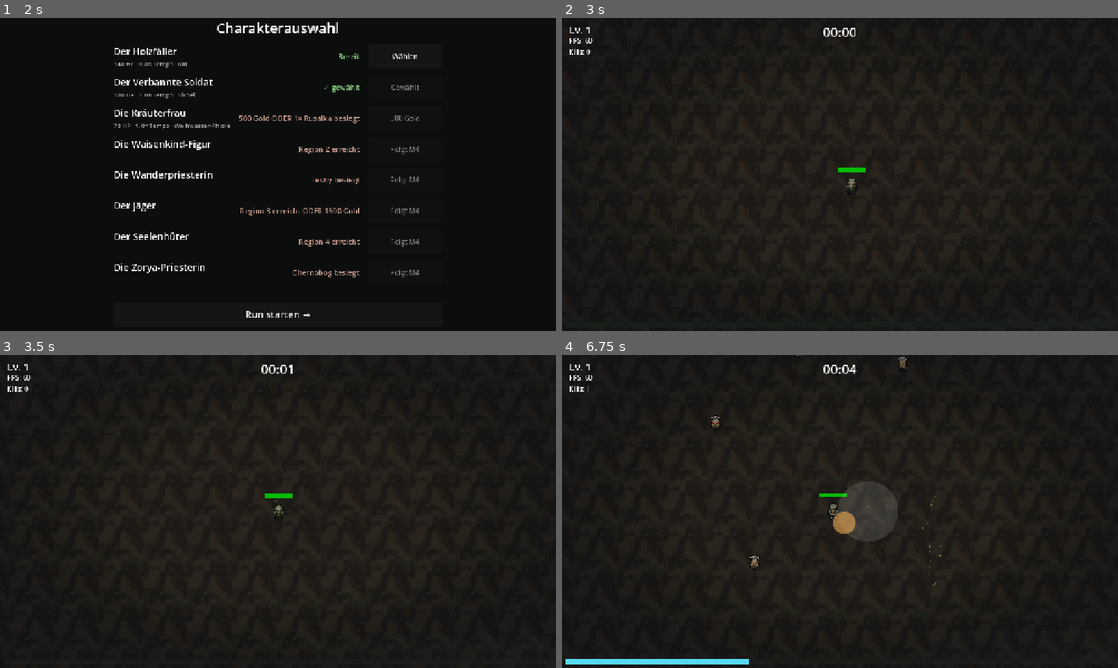
Above: before the commit, frames 1-4 (two rows, left to right).
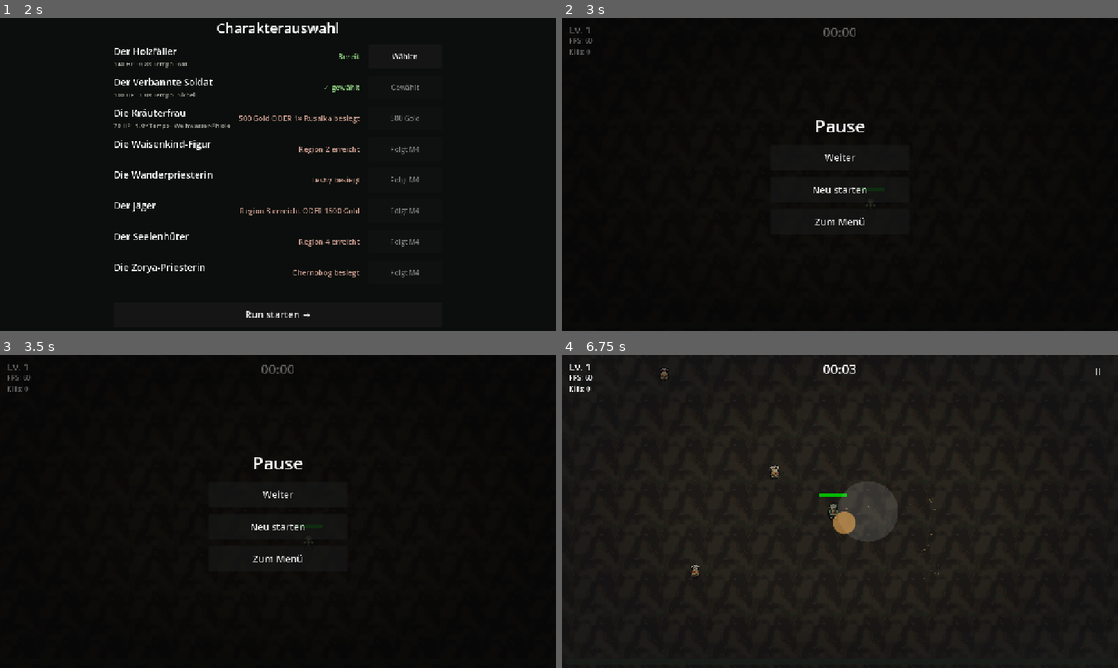
Above: after the commit, the same moments.

Repository: Lohreck/folk_survivor
Game: Godot game, scene res://scenes/ui/main_menu.tscn
The game is run twice, just before and just after one commit, with the same random seed, the same clock (stepped at 60 frames per second) and the same inputs.
Inputs (mouse positions are in pixels of both pictures, inside the frame that each line leads up to):
- Up to frame 1 (2 s): click "Spielen" at 0.5 s; click "Wählen" at 1.25 s
- Up to frame 2 (3 s): click "Run starten →" at 2 s; click (1095, 33) at 2.75 s, where only the run after the commit has a clickable "II"
- Up to frame 3 (3.5 s): no input
- Up to frame 4 (6.75 s): click (840, 495) at 3.5 s, where only the run after the commit has a clickable "Weiter"; tap Enter (ui_accept) at 4.25, 4.52, 5 s; move the mouse to (812, 574) at 4.27 s; hold W (move_up) 4.28-5 s; tap R at 4.35, 5.85 s; click (812, 574) at 4.42 s; drag from (1006, 558) to (840, 483) at 5.02 s; move the mouse to (673, 464) at 5.77 s; hold A (move_left) 5.78-6.5 s; drag from (867, 511) to (723, 580) at 6.52 s

Frame 1 is identical in both runs. In frame 2, 13% of the frame differs, in the area x 1-94%, y 2-94%; in frame 3, 13%; in frame 4, 1.0%.

Commit message:
M3e: Karten-Reroll und Pause-Overlay (UI-UX §3/§4)
- LevelUpScreen: Reroll als separater 4. Slot mit Restanzahl – nur sichtbar,
  solange Rerolls übrig sind (UI/UX §3); offener/refill trennen den
  Screen-Zustand vom Karten-Build, reroll_requested bittet den Run um neue
  Karten (Evolutionen/Fusionen werden neu berechnet)
- main: rerolls_left pro Run (Basis 3 + Talent „Wahrsagerei“ via
  MetaProgress.start_rerolls()), _on_reroll_requested zieht 3 neue
  Angebotskarten und zählt das Budget ab; leeres Pool-Schutz behält Karten
- Pause (UI-UX §4): kleiner Button oben rechts + Overlay mit Weiter/Neu/
  Menü, PauseLayer (10) zwischen HUD (5) und LevelUpScreen (20); Guard
  blockiert Pause während Level-Up, Tod oder ohnehin pausiert
- LevelUpScreen-Fokus: Entry-Guards + direkter grab_focus statt gestapelter
  Deferreds – verhindert grab_focus-!is_inside_tree-Fehler nach der
  Kartenwahl (trat im Verifikationslauf 4× auf)
- Verifikation: 28/0 – Pause-/Weiter-Flow, Reroll-Budget 3→0 inkl. Slot-
  Verschwinden, Screen bleibt offen, Kartenwahl, Wahrsagerei-Wiring, Menü-Exit

Diff:
--- a/autoload/meta_progress.gd
+++ b/autoload/meta_progress.gd
@@ -137,6 +137,11 @@
 	return 1.0 + 0.05 * talent_level(&"gold_rate")
 
 
+## „Wahrsagerei“: Basis 3 Rerolls pro Run, +1 pro Stufe (UI/UX §3, Wirtschaft §3).
+func start_rerolls() -> int:
+	return 3 + talent_level(&"rerolls")
+
+
 ## „Wahrsagerei“: +1 Reroll pro Stufe (UI-UX §3: 3 Gratis-Rerolls als Basis).
 func extra_rerolls() -> int:
 	return talent_level(&"rerolls")
--- a/scenes/main.gd
+++ b/scenes/main.gd
@@ -56,7 +56,7 @@
 @onready var kills_label: Label = $HUD/KillsLabel
 @onready var death_screen: DeathScreen = $HUD/DeathScreen
 @onready var boss_bar: ProgressBar = $HUD/BossBar
-@onready var level_up_screen: CanvasLayer = $LevelUpScreen
+@onready var level_up_screen: LevelUpScreen = $LevelUpScreen
 
 var run_time := 0.0
 var kills := 0
@@ -82,6 +82,13 @@
 ## Gem mit großem Wert mehrere Stufen auf einmal füllt). Ohne Queue würde der
 ## zweite open()-Aufruf die Auswahl des ersten überschreiben.
 var _pending_level_ups := 0
+## Verbleibende Karten-Rerolls im laufenden Run: Basis 3 + „Wahrsagerei“
+## (UI/UX §3, Wirtschaft §3). Wird beim Run-Start gesetzt, nicht gespeichert.
+var rerolls_left := 0
+## Pause-UI (M3e): Button oben rechts + Overlay, per Code gebaut (wie Menü).
+var _pause_layer: CanvasLayer
+var _pause_overlay: Control
+var _pause_button: Button
 
 ## Hauptboss (M2c-3): spawnt bei Minute 10 (Spawning stoppt -> Boss-Slot).
 var _boss: LeshyBoss = null
@@ -129,6 +136,8 @@
 	var hp_bonus: float = MetaProgress.start_hp_bonus()
 	if hp_bonus > 0.0:
 		player.set_max_hp(player.max_hp + hp_bonus)
+	# Talent „Wahrsagerei“ (UI/UX §3): Reroll-Budget für diesen Run.
+	rerolls_left = MetaProgress.start_rerolls()
 
 	# Waffen-Daten-Pools aufbauen (für Level-Up-Optionen) und Startwaffe setzen.
 	all_weapons = [AXE_DATA, SICKLE_DATA, THUNDER_DATA, PHIOLE_DATA]
@@ -139,8 +148,10 @@
 	player.died.connect(_on_player_died)
 	player.level_up_ready.connect(_on_level_up_ready)
 	level_up_screen.card_chosen.connect(_on_upgrade_chosen)
+	level_up_screen.reroll_requested.connect(_on_reroll_requested)
 	death_screen.restart_requested.connect(_restart)
 	death_screen.menu_requested.connect(_goto_menu)
+	_build_pause_ui()
 
 	# SpawnDirector: Region laden und Kurven zurücksetzen.
 	SpawnDirector.set_region(REGION_SCENE)
@@ -370,13 +381,30 @@
 		player.heal(30.0)
 		return
 	options.shuffle()
-	level_up_screen.open(options.slice(0, 3))
+	level_up_screen.open(options.slice(0, 3), rerolls_left)
 
 
 func _on_upgrade_chosen(id: StringName) -> void:
 	_apply_upgrade_choice(id)
 	# Nächstes aufgeschobenes Level-Up direkt nachreichen.
 	_show_next_level_up()
+
+
+## Reroll (M3e, UI/UX §3): Budget abziehen und die 3 Angebotskarten neu
+## ziehen – Evolutionen/Fusionen werden dabei aus dem aktuellen Inventar
+## neu berechnet. Läuft synchron im Signalpfad, das Tree-Pausieren ist für
+## diesen Aufruf also ohne Bedeutung.
+func _on_reroll_requested() -> void:
+	if rerolls_left <= 0:
+		return
+	rerolls_left -= 1
+	var options := inventory.build_upgrade_options(all_weapons, all_passives)
+	if options.is_empty():
+		# Kein Pool – die bisherigen Karten behalten (refill würde leeren).
+		rerolls_left += 1
+		return
+	options.shuffle()
+	level_up_screen.refill(options.slice(0, 3), rerolls_left)
 
 
 ## Wendet die gewählte Level-Up-Option an (M2b: Waffen/Passivs/Evolution).
@@ -486,6 +514,88 @@
 	death_screen.show_results(_format_time(run_time), kills, player.level, earned)
 	# Baum pausieren: friert Gegner, Spawns, Waffe und Timer ein.
 	get_tree().paused = true
+
+
+# ---------------------------------------------------------------------------
+# Pause (M3e, UI-UX §4)
+# ---------------------------------------------------------------------------
+
+## Button oben rechts (bewusst außerhalb der Daumen-Reichweite, UI-UX §4) plus
+## Overlay mit Weiter/Neu/Menü. Alles per Code gebaut – wie das Meta-Menü.
+func _build_pause_ui() -> void:
+	_pause_layer = CanvasLayer.new()
+	_pause_layer.name = "PauseLayer"
+	# Über dem HUD (5), aber unter dem LevelUpScreen (20) – während der
+	# Kartenwahl liegt die Pause-Kante also unter dem Screen; der Guard in
+	# _on_pause_pressed ist zusätzlich die harte Kante.
+	_pause_layer.layer = 10
+	_pause_layer.process_mode = Node.PROCESS_MODE_ALWAYS
+	add_child(_pause_layer)
+
+	_pause_button = Button.new()
+	_pause_button.name = "PauseButton"
+	_pause_button.text = "II"
+	_pause_button.tooltip_text = "Pause"
+	_pause_button.add_theme_font_size_override("font_size", 22)
+	_pause_button.set_anchors_and_offsets_preset(Control.PRESET_TOP_RIGHT)
+	_pause_button.offset_left = -76
+	_pause_button.offset_top = 12
+	_pause_button.offset_right = -16
+	_pause_button.offset_bottom = 64
+	_pause_button.pressed.connect(_on_pause_pressed)
+	_pause_layer.add_child(_pause_button)
+
+	_pause_overlay = ColorRect.new()
+	_pause_overlay.name = "PauseOverlay"
+	_pause_overlay.color = Color(0, 0, 0, 0.62)
+	_pause_overlay.set_anchors_and_offsets_preset(Control.PRESET_FULL_RECT)
+	_pause_overlay.visible = false
+	_pause_layer.add_child(_pause_overlay)
+
+	var center := CenterContainer.new()
+	center.name = "Center"
+	center.set_anchors_and_offsets_preset(Control.PRESET_FULL_RECT)
+	_pause_overlay.add_child(center)
+	var box := VBoxContainer.new()
+	box.name = "VBox"
+	box.add_theme_constant_override("separation", 16)
+	center.add_child(box)
+	var heading := Label.new()
+	heading.name = "Heading"
+	heading.text = "Pause"
+	heading.add_theme_font_size_override("font_size", 40)
+	heading.horizontal_alignment = HORIZONTAL_ALIGNMENT_CENTER
+	box.add_child(heading)
+	box.add_child(_make_overlay_button("Weiter", _on_pause_resume, "BtnResume"))
+	box.add_child(_make_overlay_button("Neu starten", _restart, "BtnRestart"))
+	box.add_child(_make_overlay_button("Zum Menü", _goto_menu, "BtnMenu"))
+
+
+func _make_overlay_button(text: String, on_pressed: Callable, node_name: String) -> Button:
+	var btn := Button.new()
+	btn.name = node_name
+	btn.text = text
+	btn.custom_minimum_size = Vector2(320, 58)
+	btn.add_theme_font_size_override("font_size", 22)
+	btn.pressed.connect(on_pressed)
+	return btn
+
+
+func _on_pause_pressed() -> void:
+	# Kein Pause während Level-Up, Tod oder schon pausiert – der Guard ist die
+	# harte Kante, weil PauseLayer (10) unter LevelUpScreen (20) liegt und der
+	# Button dort erreichbar bliebe.
+	if not running or get_tree().paused or level_up_screen.visible or death_screen.visible:
+		return
+	get_tree().paused = true
+	_pause_button.visible = false
+	_pause_overlay.visible = true
+
+
+func _on_pause_resume() -> void:
+	get_tree().paused = false
+	_pause_overlay.visible = false
+	_pause_button.visible = true
 
 
 func _restart() -> void:
--- a/scenes/ui/level_up_screen/level_up_screen.gd
+++ b/scenes/ui/level_up_screen/level_up_screen.gd
@@ -2,12 +2,18 @@
 class_name LevelUpScreen
 ## Level-Up-Auswahl (UI/UX §3): Spiel pausiert, 3 Karten, großes Tap-Target.
 ##
-## Der Run öffnet den Screen per open(cards) und reagiert auf card_chosen.
-## Layout: Landscape, 3 Karten nebeneinander, Reroll bewusst weggelassen (M1).
+## Der Run öffnet den Screen per open(cards, rerolls) und reagiert auf
+## card_chosen. Layout: Landscape, 3 Karten nebeneinander; der Reroll (M3e)
+## ist ein separater 4. Slot, der nur erscheint, solange Rerolls übrig sind,
+## und die Restanzahl zeigt (UI/UX §3). reroll_requested bittet den Run um
+## neue Karten – der Screen bleibt dabei offen und pausiert.
 ## Controller-Support (M2c-Feedback): erste Karte wird angefokust – D-Pad/Stick
 ## navigiert, ui_accept (A/Enter) wählt.
 
 signal card_chosen(id: StringName)
+signal reroll_requested
+
+const _REROLL_ID := &"reroll"
 
 const _CARD_SCENE := preload("res://scenes/ui/level_up_screen/upgrade_card.tscn")
 
@@ -22,7 +28,25 @@
 
 
 ## cards: Array von Dictionaries {id, title, desc, icon_color}
-func open(cards: Array) -> void:
+## rerolls: verbleibende Rerolls – 0 heißt kein Reroll-Slot (UI/UX §3).
+func open(cards: Array, rerolls: int = 0) -> void:
+	_rebuild(cards, rerolls)
+	visible = true
+	get_tree().paused = true
+	# Controller: erste Karte anfokussen – erst nach dem Sichtbarwerden,
+	# deshalb deferred.
+	_focus_first_card.call_deferred()
+
+
+## Reroll (M3e): die 3 Angebotskarten neu ziehen – Screen bleibt offen und
+## pausiert. Evolutionen/Fusionen werden vom Run aus dem aktuellen Inventar
+## neu berechnet und sind in den neuen Karten entsprechend enthalten.
+func refill(cards: Array, rerolls: int) -> void:
+	_rebuild(cards, rerolls)
+	_focus_first_card.call_deferred()
+
+
+func _rebuild(cards: Array, rerolls: int) -> void:
 	for child in _cards_box.get_children():
 		child.queue_free()
 	for card_data in cards:
@@ -30,19 +54,35 @@
 		_cards_box.add_child(card)
 		card.setup(card_data)
 		card.card_pressed.connect(_on_card_pressed)
-	visible = true
-	get_tree().paused = true
-	# Controller: erste Karte anfokussen – erst nach dem Sichtbarwerden,
-	# deshalb deferred.
-	_focus_first_card.call_deferred()
+	# Reroll-Slot: separater 4. Slot mit Restanzahl, nur solange Rerolls
+	# übrig sind – ein Reroll belegt keinen regulären Karten-Slot (UI/UX §3).
+	if rerolls > 0:
+		var reroll_card := _CARD_SCENE.instantiate()
+		_cards_box.add_child(reroll_card)
+		reroll_card.setup({
+			"id": _REROLL_ID,
+			"title": "Reroll",
+			"desc": "Neue Karten ziehen · Rest: %d" % rerolls,
+			"icon_color": Color(0.55, 0.72, 0.92),
+		})
+		reroll_card.card_pressed.connect(_on_card_pressed)
 
 
 func _focus_first_card() -> void:
+	# Guard: Der Deferred-Aufruf kann nach der Kartenwahl (visible=false) oder
+	# einem Szenenwechsel ankommen – dann darf hier kein Fokus mehr queue'd
+	# werden, sonst landet grab_focus später ohne Baum und meldet
+	# "!is_inside_tree". Der Fokus-Keeper in _process fängt Nachzügler ab.
+	if not visible or not is_inside_tree():
+		return
 	if _cards_box.get_child_count() == 0:
 		return
 	var first := _cards_box.get_child(0)
-	if first is Control:
-		first.grab_focus.call_deferred()
+	# Direkt (nicht erneut deferred): wir laufen bereits am Frame-Ende, und
+	# die Sichtbarkeit ist hier geprüft – ein zweiter Deferred-Schritt könnte
+	# erst nach Screen-Schließen/Szenenwechsel feuern.
+	if first is Control and first.is_inside_tree():
+		first.grab_focus()
 
 
 ## Fokus-Keeper: Beim Neuladen (2. Level-Up im Run) gibt Viewport den Fokus
@@ -82,6 +122,10 @@
 	# greifen und das Upgrade doppelt anwenden.
 	if not visible:
 		return
+	if id == _REROLL_ID:
+		# Reroll schließt nichts – der Run zieht neue Karten und ruft refill().
+		reroll_requested.emit()
+		return
 	visible = false
 	get_tree().paused = false
 	card_chosen.emit(id)
